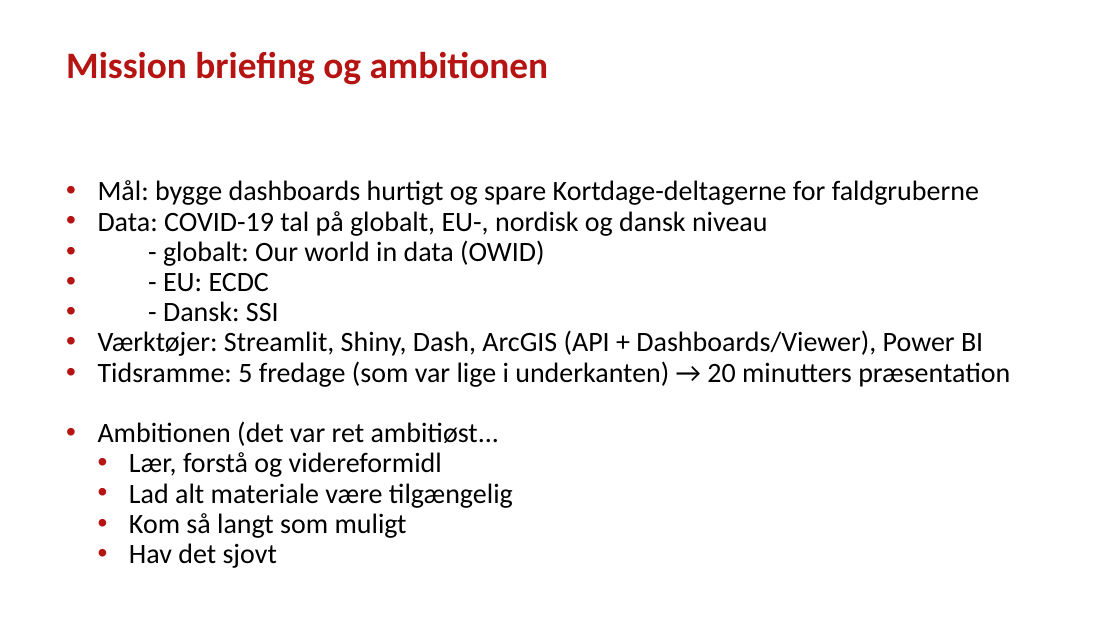
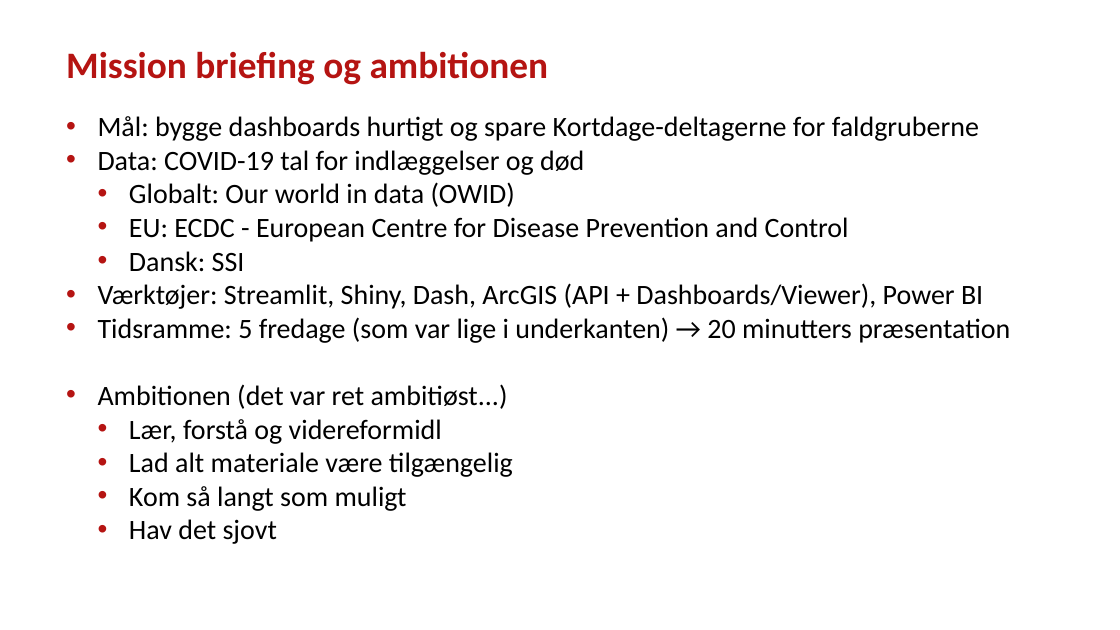
Before and after one commit to steenhulthin/vibe-coding-kortdage-2025, a slide deck: slide 5 of Vibe coding og AI-assisteret udvikling af geodata-dashboards - Steen Hulthin Rasmussen - SSI - 14.11.2025.pptx (slide 6 before the commit). Drawn at 1120x630 pixels with LibreOffice and Linux fonts; fonts in the diff are those of the drawing; background and template pictures are left out. Boxes give left, top, right and bottom in pixels: in the first picture for what was removed or moved away, otherwise in the second. Text is boxed around its words. In the diff, an @@ line names an element or a change of style, - is before the commit and + after.

Commit message:
tilføj mere powerpoint præsentation

```diff
--- a/Vibe coding og AI-assisteret udvikling af geodata-dashboards - Steen Hulthin Rasmussen - SSI - 14.11.2025.pptx
+++ b/Vibe coding og AI-assisteret udvikling af geodata-dashboards - Steen Hulthin Rasmussen - SSI - 14.11.2025.pptx
@@ text "Mål: bygge dashboards hurtigt og ...": place and size @@
-text "Mål: bygge dashboards hurtigt og ..." at [98, 180, 1010, 568]
+text "Mål: bygge dashboards hurtigt og ..." at [98, 116, 1010, 544]
@@ text at [98, 116, 1010, 544]: line spacing 0.9 to 1 @@
@@ text at [98, 150, 849, 272]: text changed @@
-• Data: COVID-19 tal på globalt, EU-, nordisk og dansk niveau
-• - globalt: Our world in data (OWID)
-• - EU: ECDC
-• - Dansk: SSI
+• Data: COVID-19 tal for indlæggelser og død
+  • Globalt: Our world in data (OWID)
+  • EU: ECDC - European Centre for Disease Prevention and Control
+  • Dansk: SSI
@@ text at [98, 384, 508, 409]: text changed @@
-• Ambitionen (det var ret ambitiøst...
+• Ambitionen (det var ret ambitiøst...)
```
Also in this commit, not shown: 10 other slides changed, 1 slide added.
